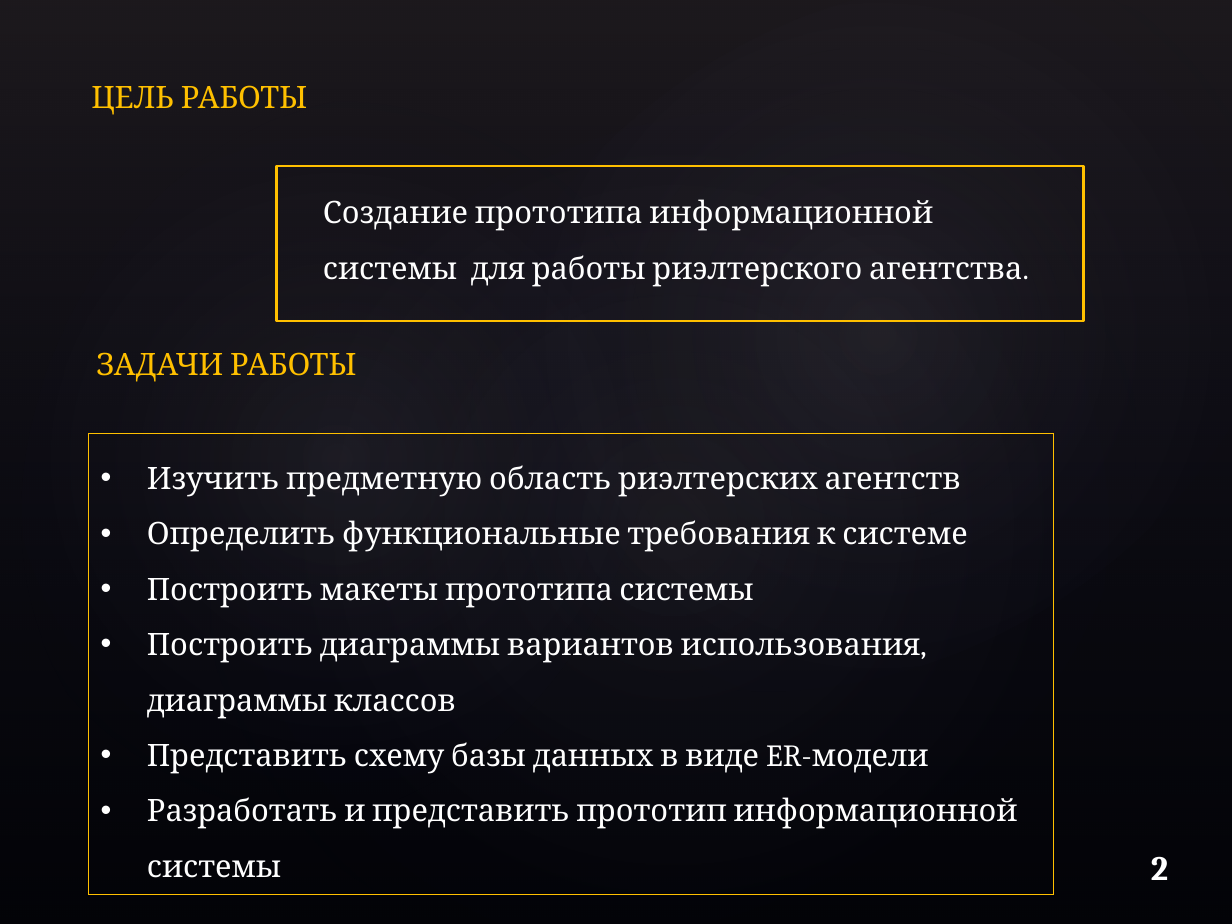
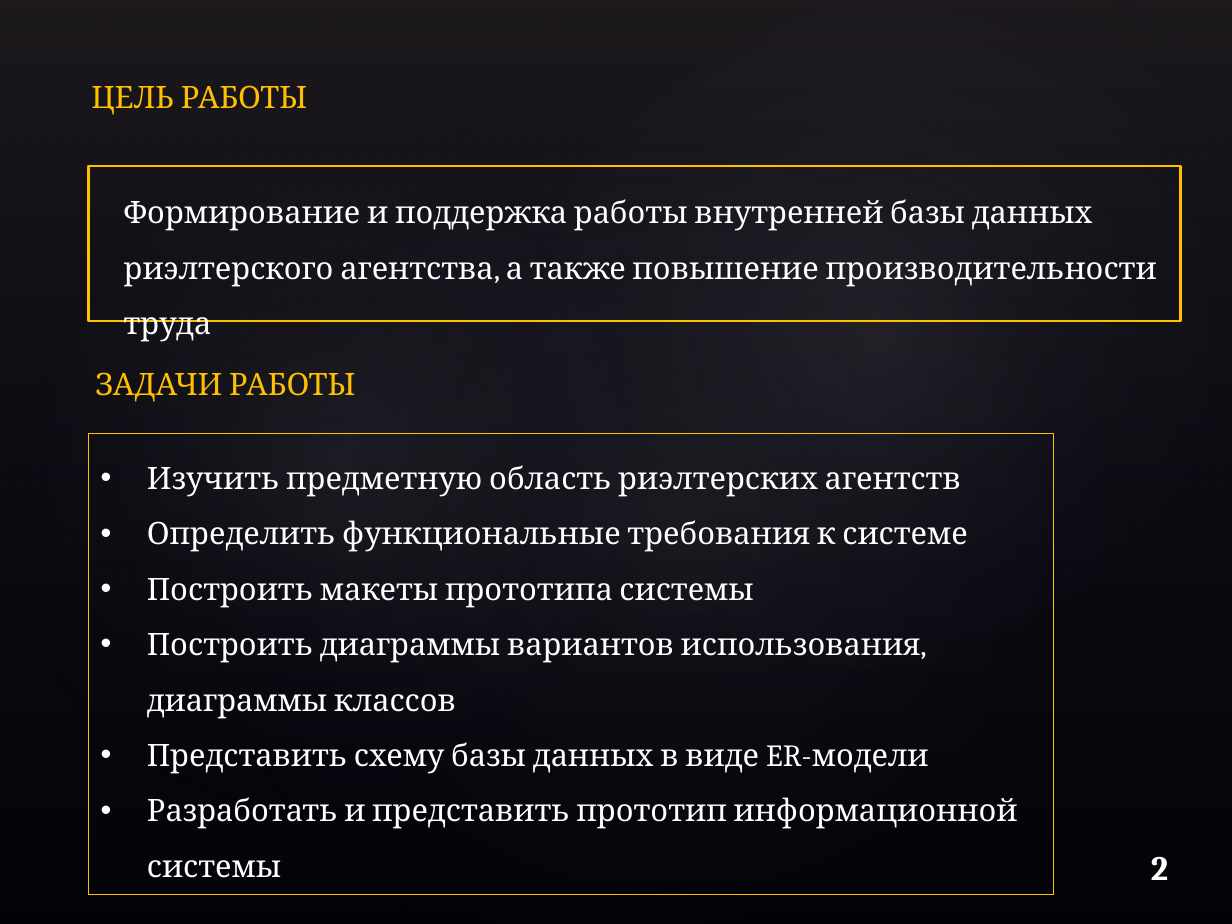
Before and after one commit to TTmaxiTT/VP, a slide deck: slide 2 of Смирнов М.Л. курсовой проект по ВП на тему 'Риэлтерское агентство'/Смирнов М. Л. курсовой проект по ВП на тему 'Риэлтерское агентство'.pptx. Drawn at 1232x924 pixels with LibreOffice and Linux fonts; fonts in the diff are those of the drawing; background and template pictures are left out. Boxes give left, top, right and bottom in pixels: in the first picture for what was removed or moved away, otherwise in the second. Text is boxed around its words. In the diff, an @@ line names an element or a change of style, - is before the commit and + after.

```diff
--- a/Смирнов М.Л. курсовой проект по ВП на тему 'Риэлтерское агентство'/Смирнов М. Л. курсовой проект по ВП на тему 'Риэлтерское агентство'.pptx
+++ b/Смирнов М.Л. курсовой проект по ВП на тему 'Риэлтерское агентство'/Смирнов М. Л. курсовой проект по ВП на тему 'Риэлтерское агентство'.pptx
@@ rectangle: place and size @@
-rectangle at [276,166,1083,322]
+rectangle at [89,166,1181,322]
@@ text at [124,199,1157,287]: text changed @@
-Создание прототипа информационной системы для работы риэлтерского агентства.
+Формирование и поддержка работы внутренней базы данных риэлтерского агентства, а также повышение производительности труда
@@ text "ЗАДАЧИ РАБОТЫ": place and size @@
-text "ЗАДАЧИ РАБОТЫ" at [96,352,356,382]
+text "ЗАДАЧИ РАБОТЫ" at [95,372,355,402]
```
Also in this commit, not shown: 9 other slides changed, 4 slides added, 2 slides removed, 1 other file.
